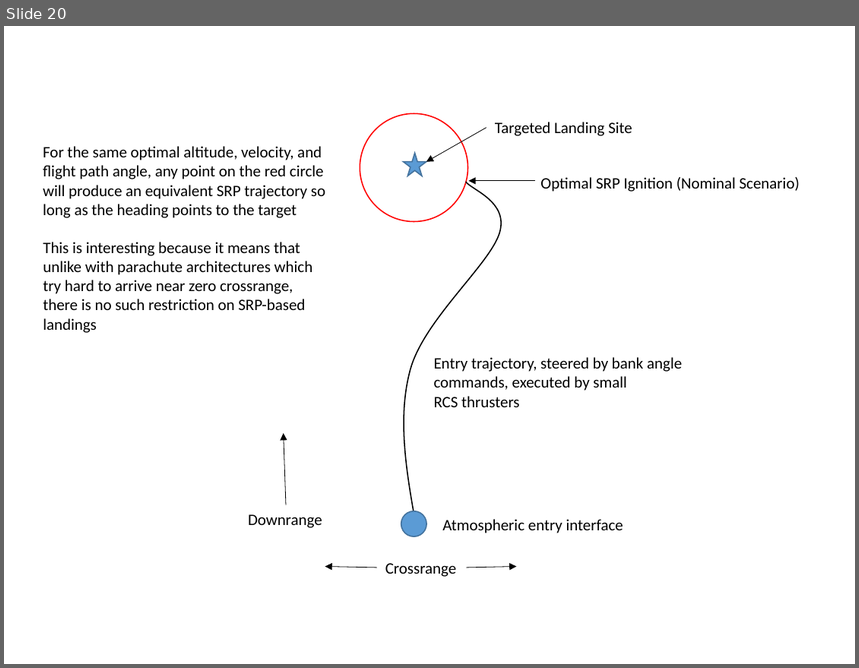
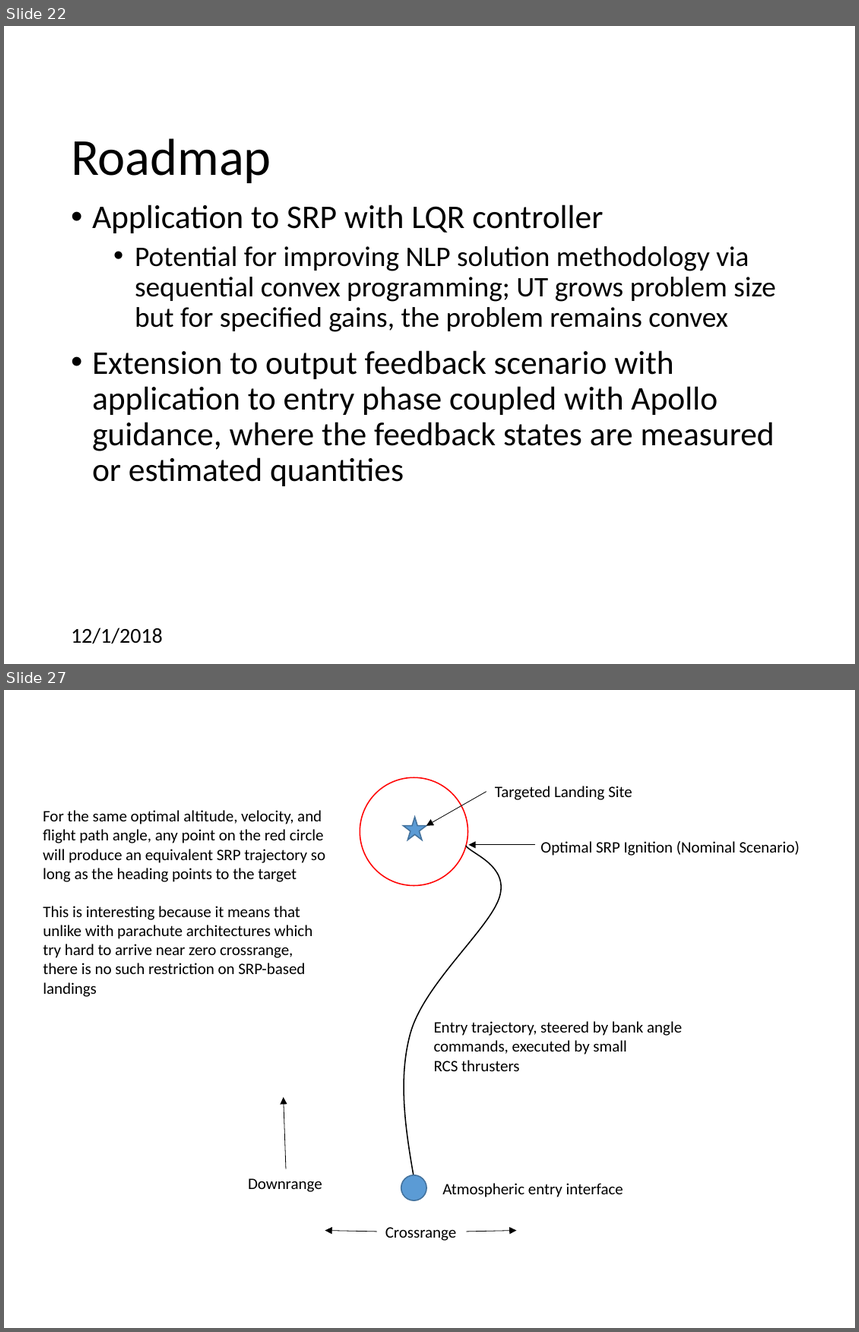
Before and after one commit to CDNoyes/EDL-Py, a slide deck: Documents/Qual Exam.pptx. Shown one above the other, each under a label of ours: slide 20 before the commit, slides 22 and 27 after it; the slides between them are not shown. The pictures are 859x668 and 859x1332 pixels, drawn with LibreOffice and Linux fonts; fonts in the diff are those of the drawing; background and template pictures are left out. Boxes give left, top, right and bottom in pixels: in the first picture for what was removed or moved away, otherwise in the second. Text is boxed around its words. In the diff, an @@ line names an element or a change of style, - is before the commit and + after.

```diff
--- a/Documents/Qual Exam.pptx
+++ b/Documents/Qual Exam.pptx
@@ slide 22 added at [4,26,855,664], background #FFFFFF @@
@@ title added at [71,138,272,183], 44 pt, text #000000 @@
+Roadmap
@@ text added at [92,205,776,487], 28 pt, text #000000 @@
+• Application to SRP with LQR controller
+  • Potential for improving NLP solution methodology via sequential convex programming; UT grows problem size but for specified gains, the problem remains convex
+• Extension to output feedback scenario with application to entry phase coupled with Apollo guidance, where the feedback states are measured or estimated quantities
@@ text added at [71,628,163,645], 18 pt, text #000000 @@
+12/1/2018
@@ what was slide 20 is now slide 27 @@
```
Also in this commit, not shown: 33 slides changed, 6 other slides added, 1 other file.
